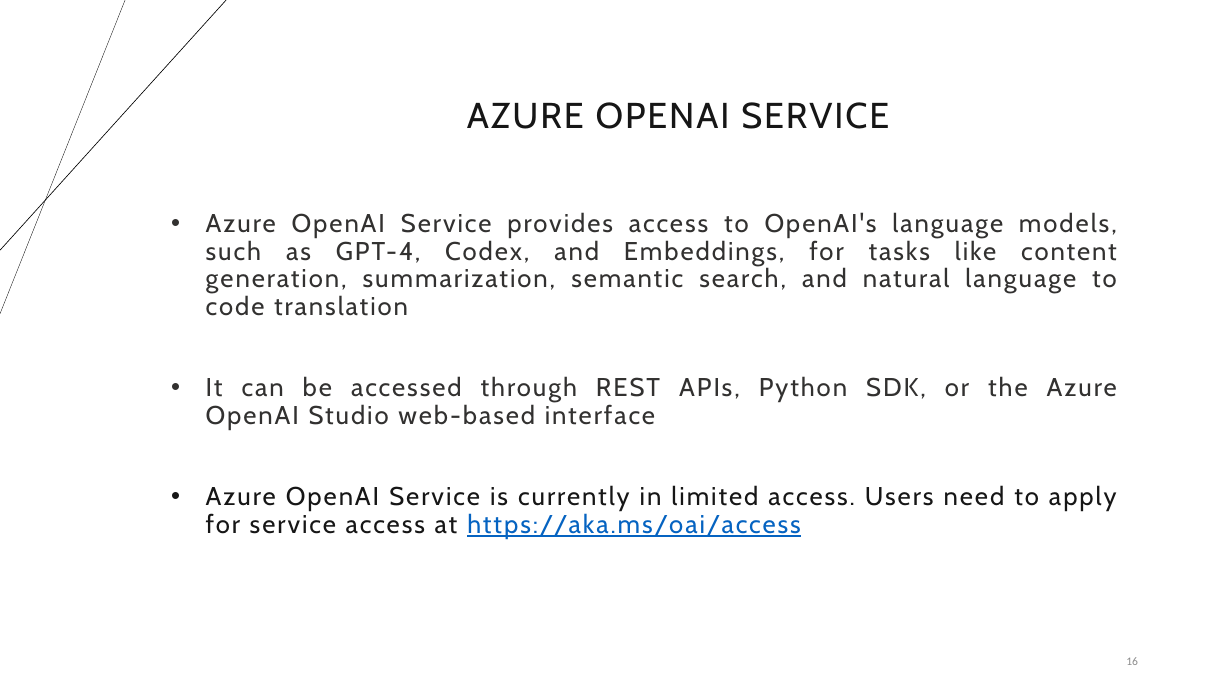
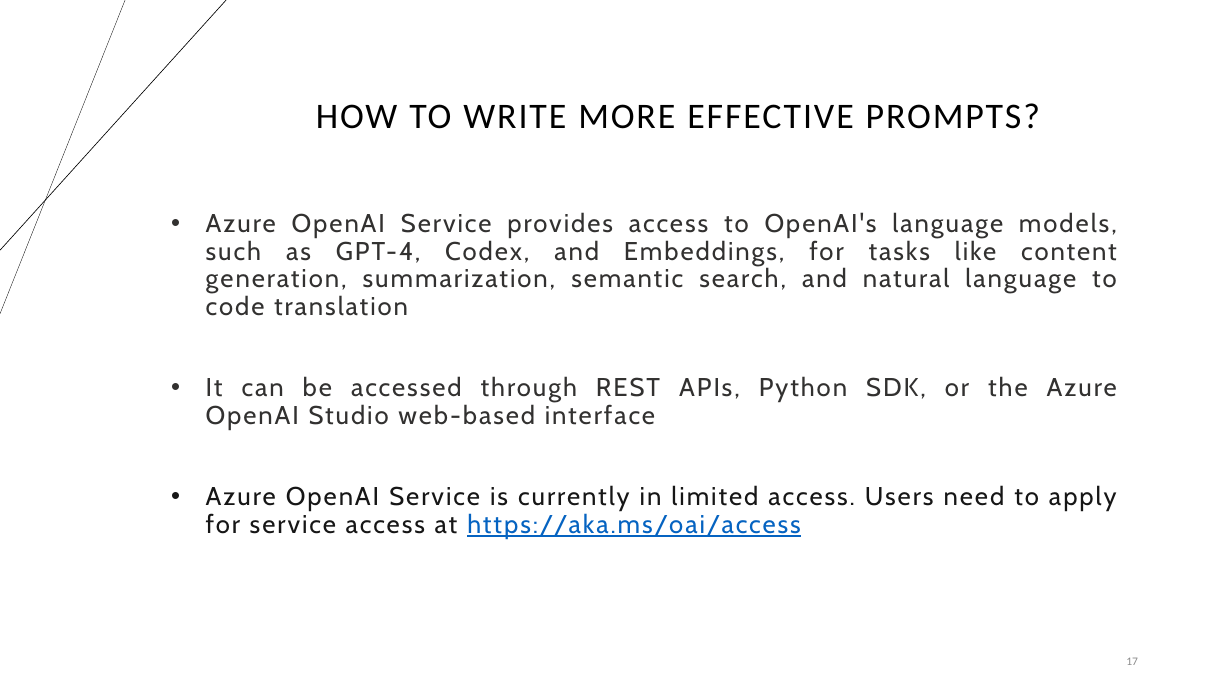
Before and after one commit to sujoy-saha/Develop-AI-solutions-with-Azure-AI, a slide deck: slide 17 of 6. Develop AI solutions with Azure OpenAI/Develop AI solutions with Azure OpenAI.pptx (slide 16 before the commit). Drawn at 1232x693 pixels with LibreOffice and Linux fonts; fonts in the diff are those of the drawing. Boxes give left, top, right and bottom in pixels: in the first picture for what was removed or moved away, otherwise in the second. Text is boxed around its words. In the diff, an @@ line names an element or a change of style, - is before the commit and + after.

```diff
--- a/6. Develop AI solutions with Azure OpenAI/Develop AI solutions with Azure OpenAI.pptx
+++ b/6. Develop AI solutions with Azure OpenAI/Develop AI solutions with Azure OpenAI.pptx
@@ title at (316, 103, 1040, 129): text changed; font Cabin to Calibri; text colour #161616 to #000000 @@
-AZURE OPENAI SERVICE
+HOW TO WRITE MORE EFFECTIVE PROMPTS?
@@ page number at (1126, 657, 1138, 665): text changed @@
-16
+17
```
Also in this commit, not shown: 7 other slides changed, 4 slides added, 4 slides removed, 2 other files.
